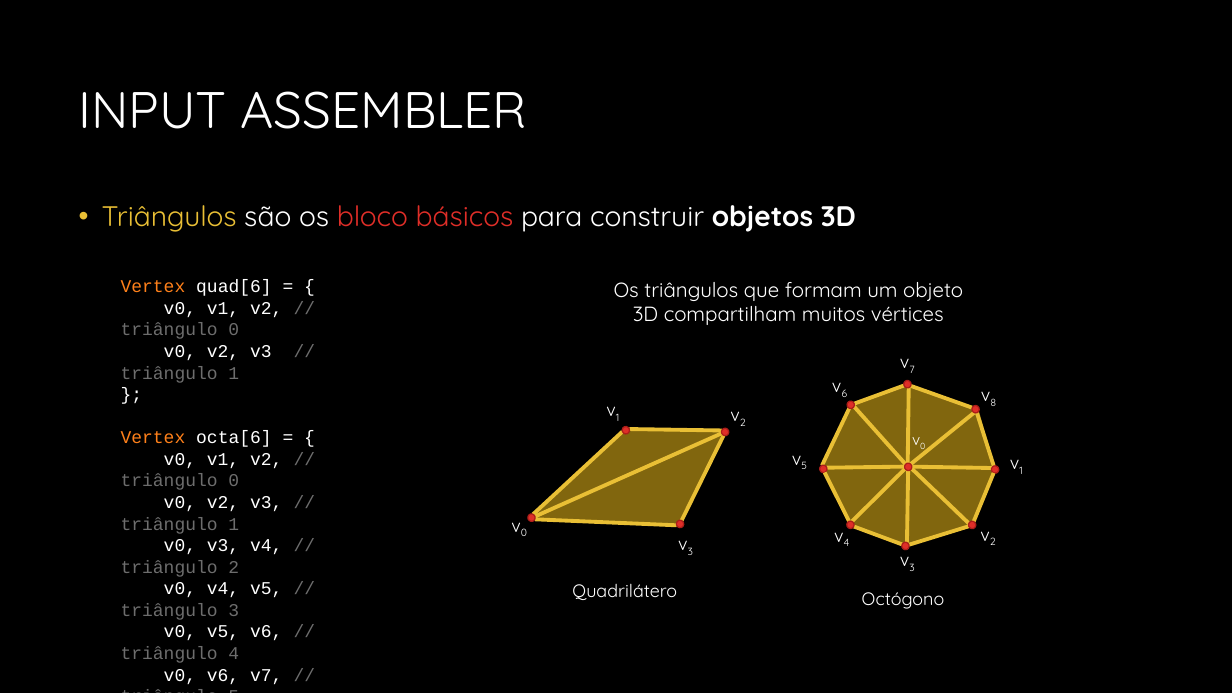
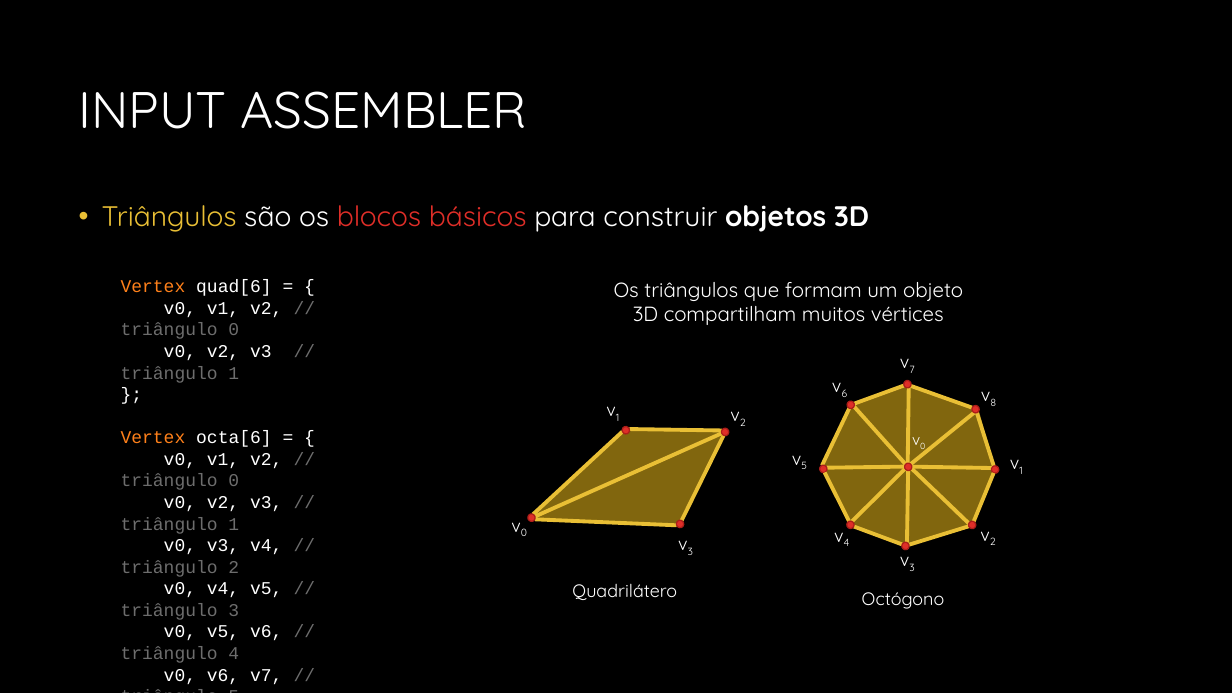
Before and after one commit to JudsonSS/CG, a slide deck: slide 10 of Slides/07. Pipeline Gráfico.pptx. Drawn at 1232x693 pixels with LibreOffice and Linux fonts; fonts in the diff are those of the drawing; background and template pictures are left out. Boxes give left, top, right and bottom in pixels: in the first picture for what was removed or moved away, otherwise in the second. Text is boxed around its words. In the diff, an @@ line names an element or a change of style, - is before the commit and + after.

```diff
--- a/Slides/07. Pipeline Gráfico.pptx
+++ b/Slides/07. Pipeline Gráfico.pptx
@@ text at <box>102,205,869,232</box>: text changed @@
-• Triângulos são os bloco básicos para construir objetos 3D
+• Triângulos são os blocos básicos para construir objetos 3D
```
Also in this commit, not shown: 5 other slides changed, 1 slide added.
